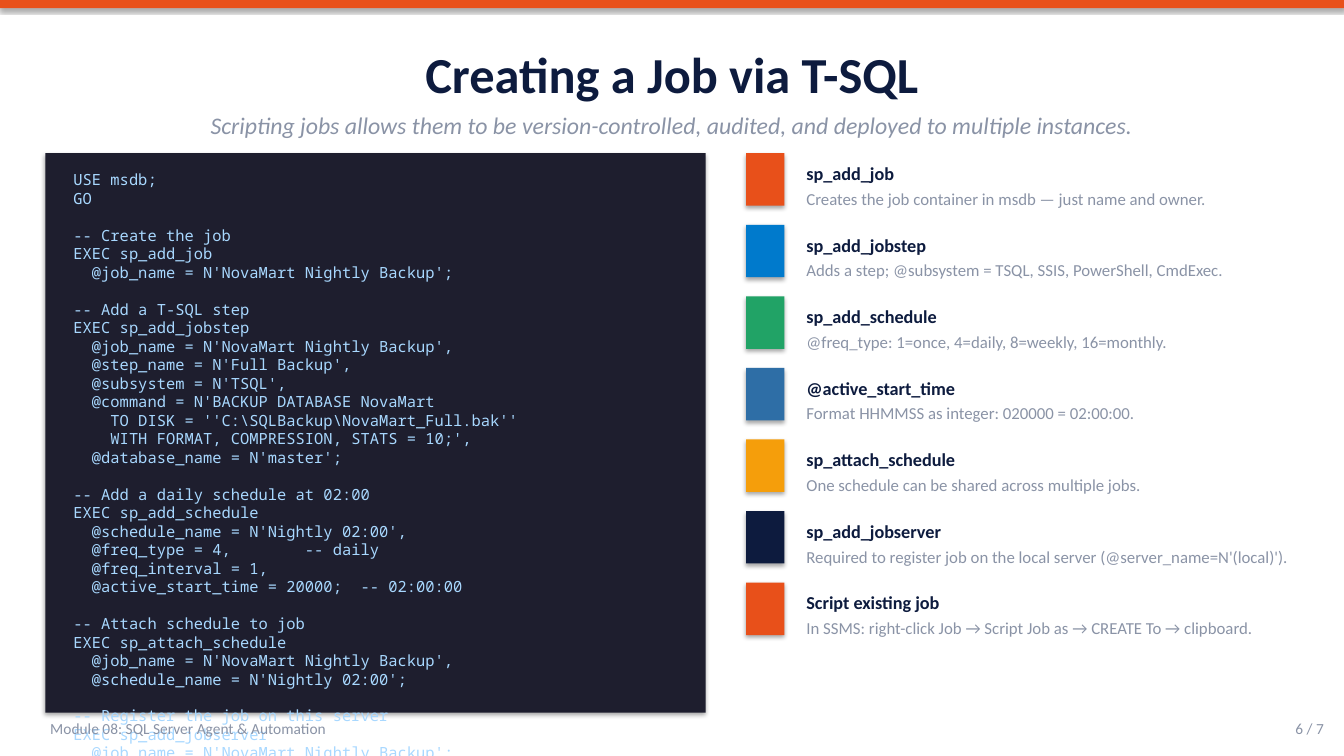
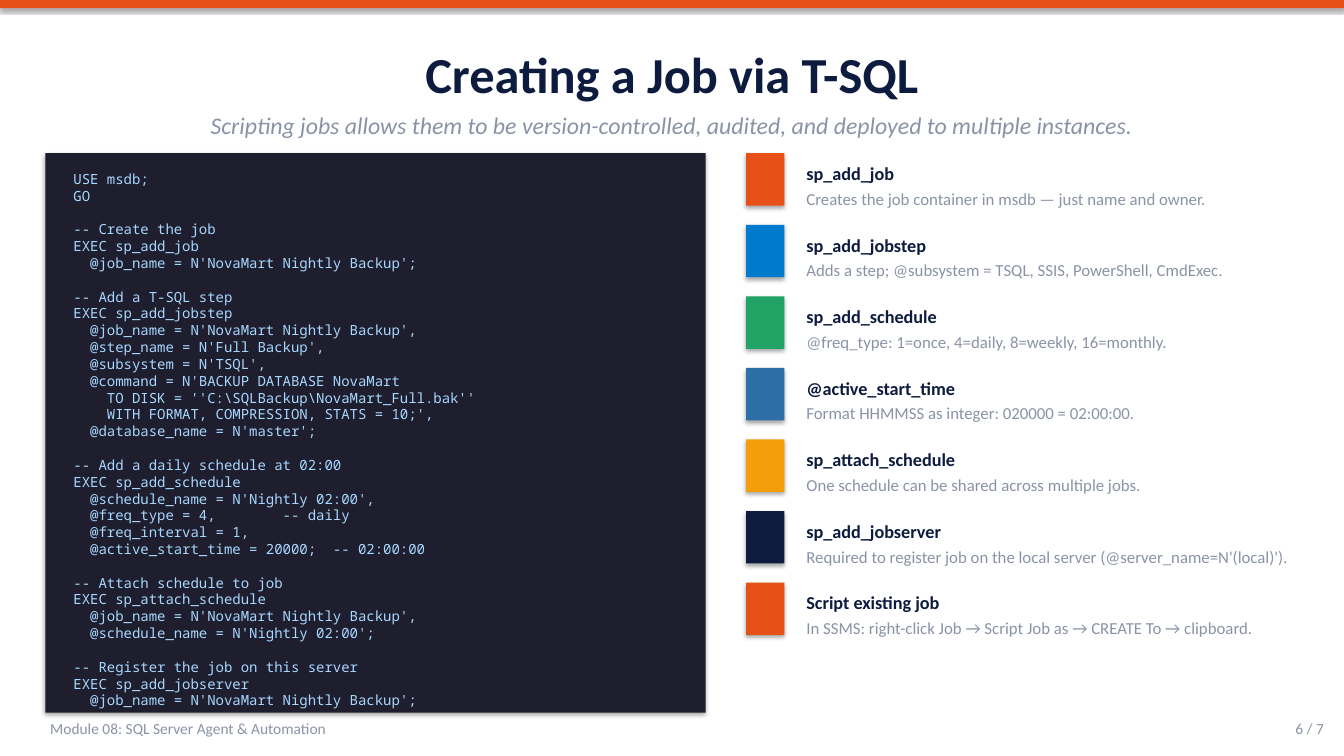
Before and after one commit to albertje8118/Training-SQL-Server-Administrator, a slide deck: slide 6 of contents/Module-08-SQL-Server-Agent-and-Automation.pptx. Drawn at 1344x756 pixels with LibreOffice and Linux fonts; fonts in the diff are those of the drawing. Boxes give left, top, right and bottom in pixels: in the first picture for what was removed or moved away, otherwise in the second. Text is boxed around its words. In the diff, an @@ line names an element or a change of style, - is before the commit and + after.

```diff
--- a/contents/Module-08-SQL-Server-Agent-and-Automation.pptx
+++ b/contents/Module-08-SQL-Server-Agent-and-Automation.pptx
@@ text "USE msdb; GO -- Create ..." at (73, 173, 476, 709): size 11 to 10 pt @@
```
Also in this commit, not shown: 1 other slide changed, 6 other files.
